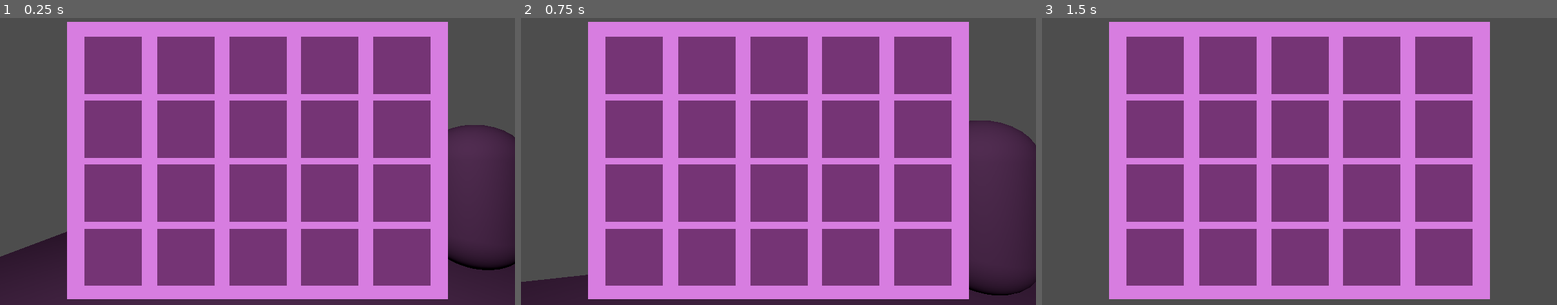
Above: before the commit, frames 1-3 (left to right).
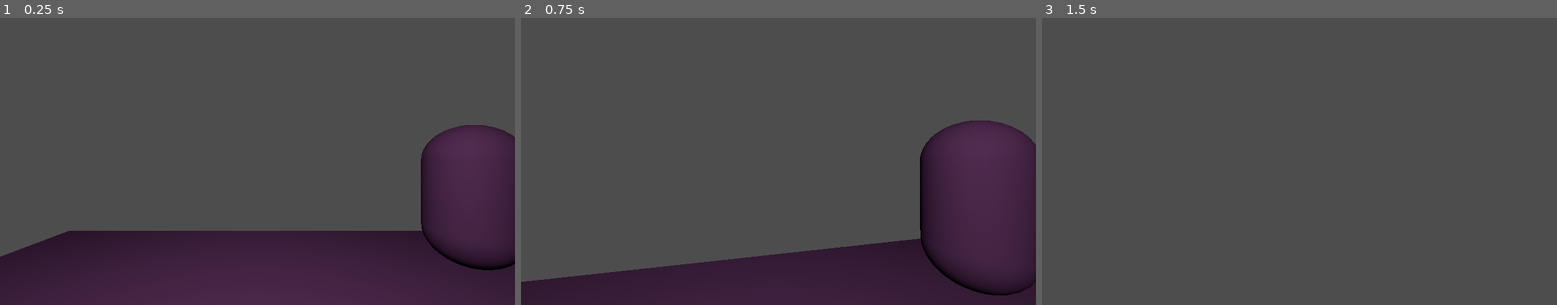
Above: after the commit, the same moments.

Repository: Shatterwaltz/Engrave
Game: Godot game, scene res://Main/Main.tscn
The game is run twice, just before and just after one commit, with the same random seed, the same clock (stepped at 60 frames per second) and the same inputs.
Inputs (mouse positions are in pixels of both pictures, inside the frame that each line leads up to):
- Up to frame 1 (0.25 s): no input
- Up to frame 2 (0.75 s): tap Enter at 0.5 s; move the mouse to (804, 158) at 0.52 s; hold W (forward) from 0.53 s (still down); click (804, 158) at 0.6 s
- Up to frame 3 (1.5 s): keep holding W (forward); tap Space (jump) at 0.77 s; click (1325, 158) at 1.25 s; move the mouse to (1273, 161) at 1.27 s; right-click (1273, 161) at 1.35 s

The runs differ from the first frame. In frame 1, 71% of the frame differs, in the area x 13-87%, y 1-98%; in frame 2, 71%; in frame 3, 71%.

Commit message:
dialogue box alt fade effect

Diff:
--- a/Main/Main.tscn
+++ b/Main/Main.tscn
@@ -22,6 +22,44 @@
 Button/fonts/font = SubResource("SystemFont_ci8il")
 Button/styles/normal = SubResource("StyleBoxEmpty_vs86a")
 
+[sub_resource type="Animation" id="Animation_rrxvp"]
+resource_name = "FadeRepeat"
+length = 5.0
+loop_mode = 1
+tracks/0/type = "value"
+tracks/0/imported = false
+tracks/0/enabled = true
+tracks/0/path = NodePath("DialogueBoxAlter:self_modulate")
+tracks/0/interp = 1
+tracks/0/loop_wrap = true
+tracks/0/keys = {
+"times": PackedFloat32Array(0, 2.5, 5),
+"transitions": PackedFloat32Array(1, 1, 1),
+"update": 0,
+"values": [Color(1, 1, 1, 0), Color(1, 1, 1, 1), Color(1, 1, 1, 0)]
+}
+
+[sub_resource type="Animation" id="Animation_m23wb"]
+length = 0.001
+tracks/0/type = "value"
+tracks/0/imported = false
+tracks/0/enabled = true
+tracks/0/path = NodePath("DialogueBoxAlter:self_modulate")
+tracks/0/interp = 1
+tracks/0/loop_wrap = true
+tracks/0/keys = {
+"times": PackedFloat32Array(0),
+"transitions": PackedFloat32Array(1),
+"update": 0,
+"values": [Color(1, 1, 1, 0)]
+}
+
+[sub_resource type="AnimationLibrary" id="AnimationLibrary_i1bnt"]
+_data = {
+"FadeRepeat": SubResource("Animation_rrxvp"),
+"RESET": SubResource("Animation_m23wb")
+}
+
 [sub_resource type="Environment" id="Environment_7rcr7"]
 ambient_light_source = 1
 ambient_light_color = Color(0.909804, 0.909804, 0.909804, 1)
@@ -41,6 +79,7 @@
 script = ExtResource("1_0qyd7")
 
 [node name="Inventory" type="MarginContainer" parent="UI"]
+visible = false
 layout_mode = 2
 theme_override_constants/margin_left = 100
 theme_override_constants/margin_top = 50
@@ -95,6 +134,21 @@
 axis_stretch_vertical = 1
 script = ExtResource("5_3q8ca")
 
+[node name="DialogueBoxAlter" type="NinePatchRect" parent="UI/DialogueBox"]
+self_modulate = Color(1, 1, 1, 0)
+custom_minimum_size = Vector2(1000, 280)
+offset_right = 1000.0
+offset_bottom = 280.0
+size_flags_horizontal = 4
+size_flags_vertical = 8
+region_rect = Rect2(0, 0, 128, 128)
+patch_margin_left = 8
+patch_margin_top = 9
+patch_margin_right = 8
+patch_margin_bottom = 9
+axis_stretch_horizontal = 1
+axis_stretch_vertical = 1
+
 [node name="MarginContainer" type="MarginContainer" parent="UI/DialogueBox"]
 layout_mode = 1
 anchors_preset = 15
@@ -121,6 +175,12 @@
 layout_mode = 2
 theme = SubResource("Theme_bibeo")
 
+[node name="AnimationPlayer" type="AnimationPlayer" parent="UI/DialogueBox"]
+libraries = {
+"": SubResource("AnimationLibrary_i1bnt")
+}
+autoplay = "FadeRepeat"
+
 [node name="WorldEnvironment" type="WorldEnvironment" parent="."]
 environment = SubResource("Environment_7rcr7")
 
--- a/UI/ui.gd
+++ b/UI/ui.gd
@@ -3,11 +3,13 @@
 
 @onready var interact_prompt: TextureRect = $InteractPrompt
 @onready var dialogue_box = $DialogueBox
+@onready var dialogue_box_alter = $DialogueBox/DialogueBoxAlter
 @onready var inventory = $Inventory
 
 # Called when the node enters the scene tree for the first time.
 func _ready():
 	DialogueManager.dialogue_box = dialogue_box
+	DialogueManager.dialogue_box_alter = dialogue_box_alter
 	Input.mouse_mode = Input.MOUSE_MODE_CAPTURED
 
 
--- a/dialogue_manager.gd
+++ b/dialogue_manager.gd
@@ -7,16 +7,22 @@
 
 # Assigned by UI at load time
 var dialogue_box: DialogueBox
+var dialogue_box_alter: NinePatchRect
 
 @export var speaker_texture_map: Dictionary = {
 	Enums.Character.SYSTEM: preload("res://Assets/UI/dialogue_box.png"),
 	Enums.Character.VEIL: preload("res://Assets/UI/dialogue_box_veil.png")
+}
+@export var speaker_alt_texture_map: Dictionary = {
+	Enums.Character.SYSTEM: preload("res://Assets/UI/dialogue_box.png"),
+	Enums.Character.VEIL: preload("res://Assets/UI/dialogue_box_veil_alter.png")
 }
 
 func begin_conversation(conversation: Conversation, speaker: Enums.Character = Enums.Character.SYSTEM):
 	current_conversation = conversation
 	current_speaker = speaker
 	dialogue_box.texture = speaker_texture_map[speaker]
+	dialogue_box_alter.texture = speaker_alt_texture_map[speaker]
 	if conversation.flag_to_set:
 		GameState.set_flag(conversation.flag_to_set)
 	if !conversation.is_choice:
Binary file added: Assets/UI/dialogue_box_veil_alter.png
Not shown, added: Assets/UI/dialogue_box_veil_alter.png.import
Not shown: 1 places in Main/Main.tscn that only renumber resources
